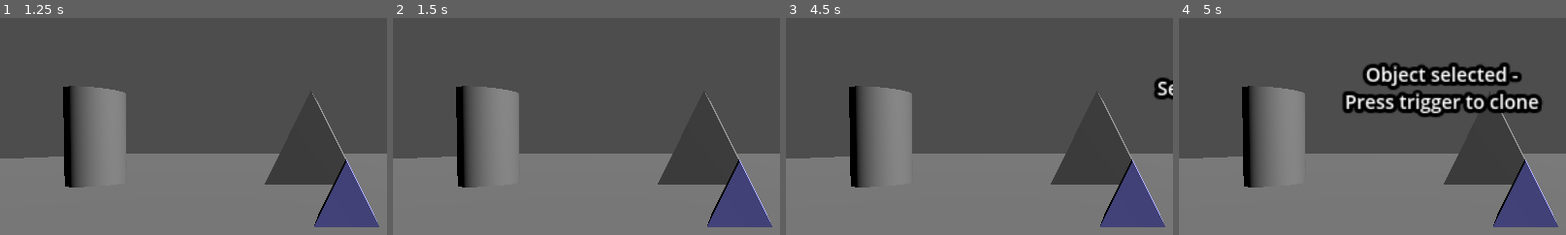
Above: before the commit, frames 1-4 (left to right).
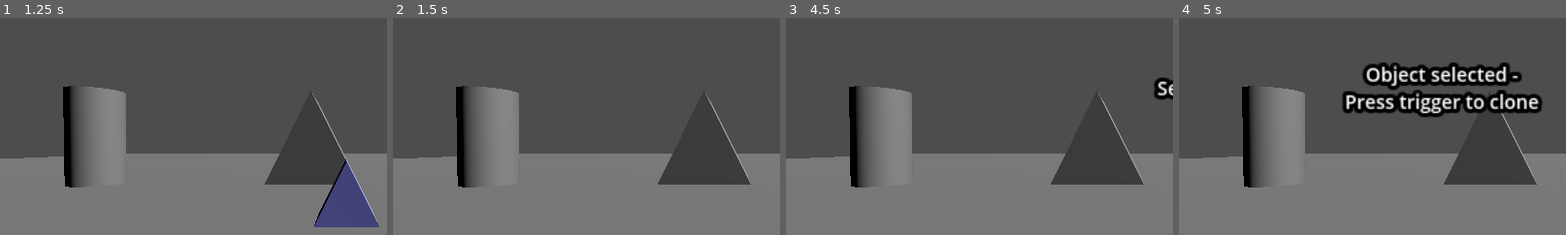
Above: after the commit, the same moments.

Repository: g-vidhulakripali/Vodoo
Game: Godot game, scene res://Root.tscn
The game is run twice, just before and just after one commit, with the same random seed, the same clock (stepped at 60 frames per second) and the same inputs.
Inputs:
- Up to frame 1 (1.25 s): tap Enter (ui_accept) at 0.5, 0.77 s; hold Right (move_right) from 0.53 s (still down); hold Space (simulate_trigger) from 0.53 s (still down)
- Up to frame 2 (1.5 s): release Right (move_right) at 1.28 s; release Space (simulate_trigger) at 1.28 s; hold S (move_back) from 1.28 s (still down); tap Space (simulate_trigger) at 1.35 s
- Up to frame 3 (4.5 s): tap Enter (ui_accept) at 1.52, 2.75, 3.02, 3.77 s; release S (move_back) at 2.03 s; hold Right (move_right) 2.03-2.78 s; hold Space (simulate_trigger) 2.03-2.78 s; hold W (move_forward) 2.78-3.53 s; tap Space (simulate_trigger) at 2.85, 4.35 s; hold Space (simulate_trigger) 3.53-4.28 s; hold Left (move_left) from 3.53 s (still down)
- Up to frame 4 (5 s): keep holding Left (move_left); tap Enter (ui_accept) at 4.52 s
The pictures show only the part of the screen within x 6-56%, y 20-69%; the shares and areas given below are measured in that part.

Frame 1 is identical in both runs. In frame 2, 2.8% of the frame differs, in the area x 81-98%, y 65-97%; in frame 3, 2.8%; in frame 4, 2.8%.

Commit message:
Deselect if no raycast

Diff:
--- a/Root.tscn
+++ b/Root.tscn
@@ -62,7 +62,7 @@
 
 [node name="DetectionRay" type="RayCast3D" parent="XROrigin3D/Voodo-R"]
 visibility_parent = NodePath("../FloatingPromptLabel")
-target_position = Vector3(0, 0, -5)
+target_position = Vector3(0, 0, -3)
 debug_shape_custom_color = Color(0.597976, 0.186427, 0.0474539, 1)
 
 [node name="RayVisual" type="MeshInstance3D" parent="XROrigin3D/Voodo-R"]
--- a/voodo_r.gd
+++ b/voodo_r.gd
@@ -61,7 +61,7 @@
 		collider = ray_cast.get_collider()
 	else:
 		floating_prompt.text = "Select"
-		isClicked = false
+		collider = null
 
 func _input(event: InputEvent) -> void:
 	if event.is_action_pressed("simulate_trigger"):
@@ -84,13 +84,15 @@
 
 	if name == "trigger_click":
 		if !voodo_enabled.is_empty():
+			print("thid should be working")
 			holder.remove_child(voodo_enabled[0])
 			voodo_enabled.clear()
+			voodoo_list.clear()
 
 		if collider and  collider.is_in_group("Pickable"):
 			print(collider.name + " collider vodo ", voodo_enabled)
-			#cloned_instance = collider.duplicate(true)
-			var clone := collider.duplicate(true) as Node3D
+			var clone = collider.duplicate(true)
+			#var clone := collider.duplicate(true) as Node3D
 
 			if voodo_enabled.is_empty():
 				var vc=Voodoo.new()
@@ -111,7 +113,8 @@
 				#apply_to_subtree(voodo_enabled[0],'CollisionShape3D',scalingCollion)
 				#voodo_enabled[0].global_scale(Vector3(0.5,0.5,0.5))
 	if !isClicked:
-		voodoo_left_mesh.mesh = default_mesh.mesh
+		pass
+		#voodoo_left_mesh.mesh = default_mesh.mesh
 
 
  # Replace with function body.
